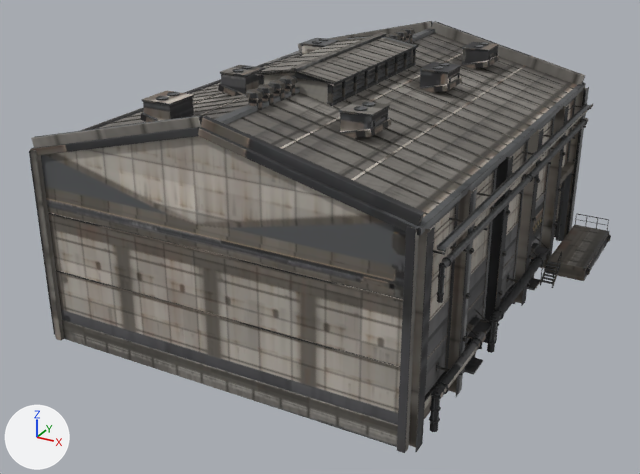
Renders of the glTF model Scene3D/assets/parts-colony/shedSegment.glb from each side of a commit.
Both versions are drawn from a 50 mm lens placed at (30.5, -58.9, 33.1), pointed at (-0.3, -2.9, 5.1). Lighting does not change. The marker at lower left points along +X, +Y and +Z. The picture after the commit comes second. Vertices at exactly the same position are counted once.

The first picture shows 'shedSegment'.
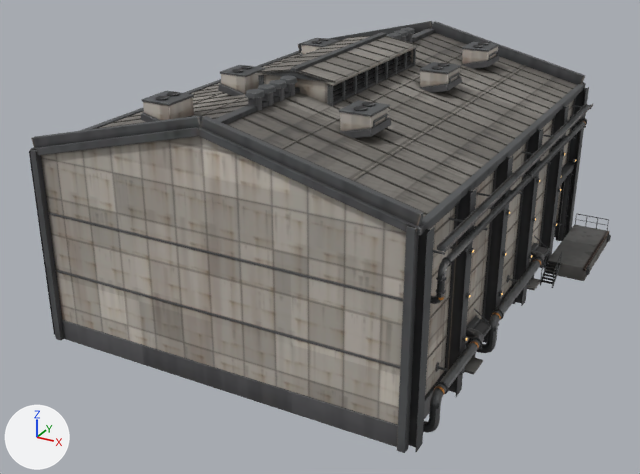
What differs and where, as boxes [x1, y1, x2, y2] in the pictures (640 x 474 px; the box of a moved part takes in the faces that stretch with it):
part 1 of me_shedsegment, moved or reshaped
    before: [430, 406, 441, 412]
    after: [436, 277, 447, 281]
part 2 of me_shedsegment, built on
    before: [429, 118, 588, 432]
    after: [423, 116, 587, 433]
part 3 of me_shedsegment, surface changed
    both: [31, 21, 611, 452]

The edits, one by one:
me_shedsegment is used by ob_shedsegment; location (0.0, 0.0, 0.0).
me_shedsegment had 8300 vertices, 12524 faces and spanned x -15.4..18.0, y -18.4..18.9, z -0.3..19.4.
me_shedsegment now has 8804 vertices, 13565 faces and spans x -15.4..18.0, y -18.4..18.9, z -0.3..19.4.
me_shedsegment part 1: the loose piece of 24 vertices spanning x 14.7..15.4, y -16.8..-16.2, z 2.4..2.5 is moved by (-0.1, 0.0, 8.6).
me_shedsegment part 2: 14 vertices moved from x 14.7..15.3, y -16.5..6.0, z 3.0..10.1 to x 13.3..15.1, y -16.5..6.3, z 3.0..10.1; 153 vertices removed from x 14.7..15.4, y -16.8..16.5, z 0.9..12.0; 565 vertices added at x 13.3..15.3, y -16.8..16.7, z 0.6..12.0.
me_shedsegment part 3: 11690 kept faces spanning x -15.4..18.0, y -18.4..18.9, z -0.3..19.4 get new texture (UV) coordinates.
Other edits to the shape of me_shedsegment do not show in these pictures.
